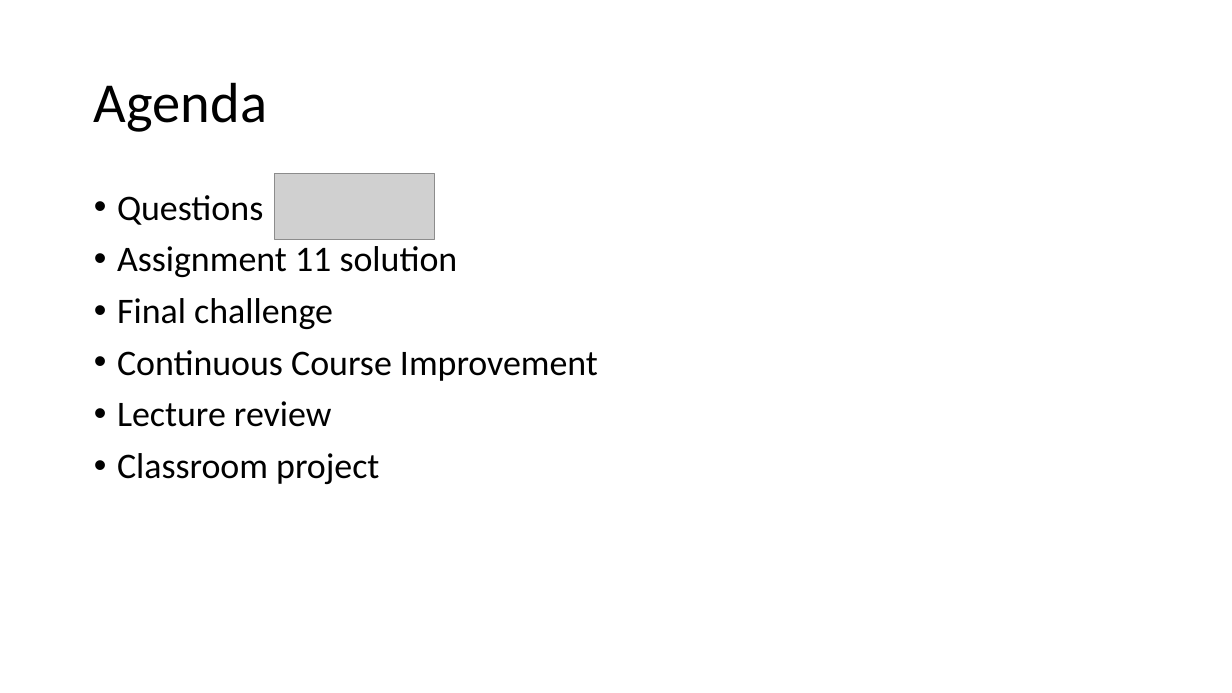
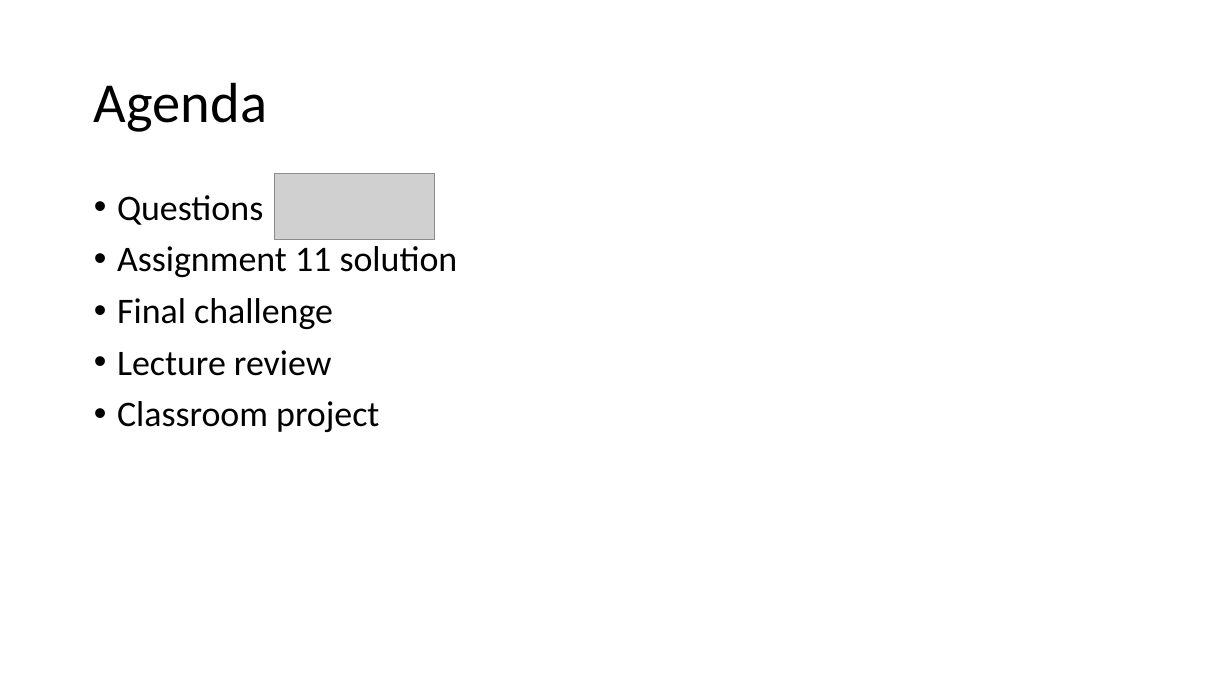
Before and after one commit to jasondbaker/infrastructure-class, a slide deck: slide 2 of review/lecture-review-week-13.pptx. Drawn at 1232x693 pixels with LibreOffice and Linux fonts; fonts in the diff are those of the drawing; grey boxes stand for pictures. Boxes give left, top, right and bottom in pixels: in the first picture for what was removed or moved away, otherwise in the second. Text is boxed around its words. In the diff, an @@ line names an element or a change of style, - is before the commit and + after.

```diff
--- a/review/lecture-review-week-13.pptx
+++ b/review/lecture-review-week-13.pptx
@@ text at (117,350,598,381): paragraph removed @@
-• Continuous Course Improvement
```
Also in this commit, not shown: 3 other files.
